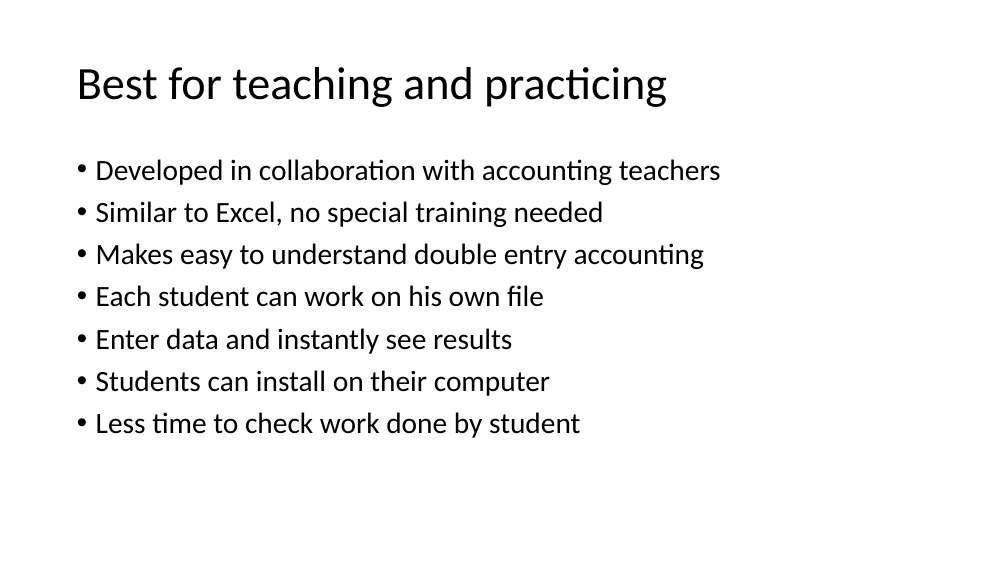
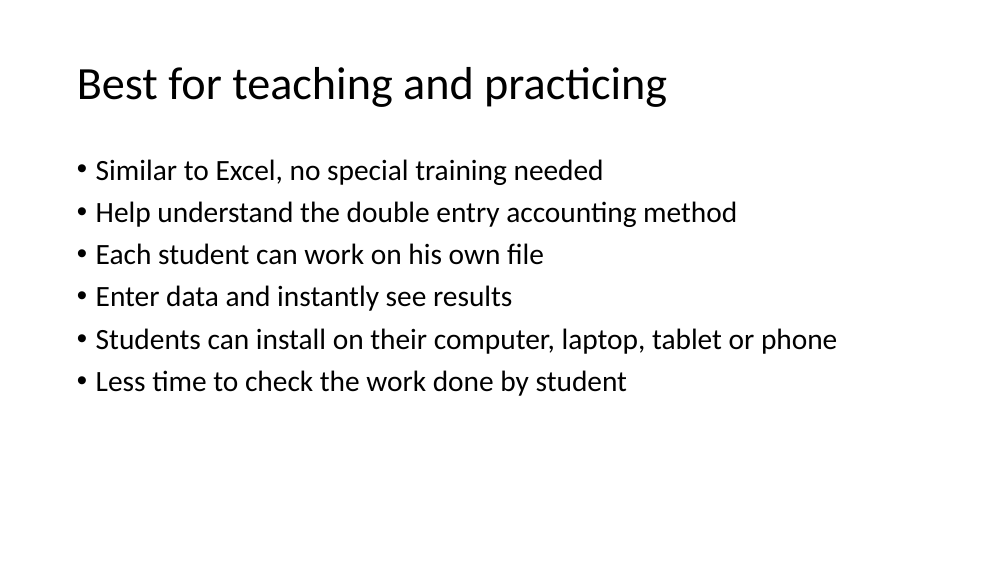
Before and after one commit to dzucchetti/temp, a slide deck: slide 7 of BananaPresentation.pptx. Drawn at 1008x567 pixels with LibreOffice and Linux fonts; fonts in the diff are those of the drawing. Boxes give left, top, right and bottom in pixels: in the first picture for what was removed or moved away, otherwise in the second. Text is boxed around its words. In the diff, an @@ line names an element or a change of style, - is before the commit and + after.

```diff
--- a/BananaPresentation.pptx
+++ b/BananaPresentation.pptx
@@ text at (x1=96, y1=159, x2=721, y2=185): paragraph removed @@
-• Developed in collaboration with accounting teachers
@@ text at (x1=96, y1=201, x2=737, y2=227): text changed @@
-• Makes easy to understand double entry accounting
+• Help understand the double entry accounting method
@@ text at (x1=96, y1=328, x2=837, y2=396): text changed @@
-• Students can install on their computer
-• Less time to check work done by student
+• Students can install on their computer, laptop, tablet or phone
+• Less time to check the work done by student
```
Also in this commit, not shown: 1 other slide changed.
